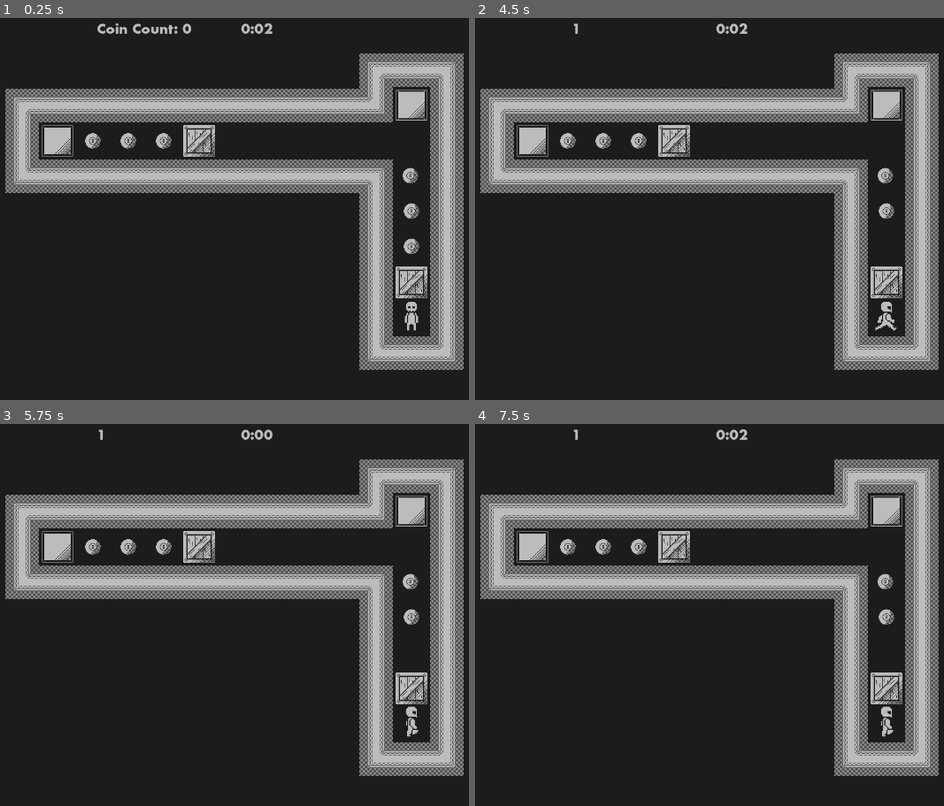
Above: before the commit, frames 1-4 (two rows, left to right).
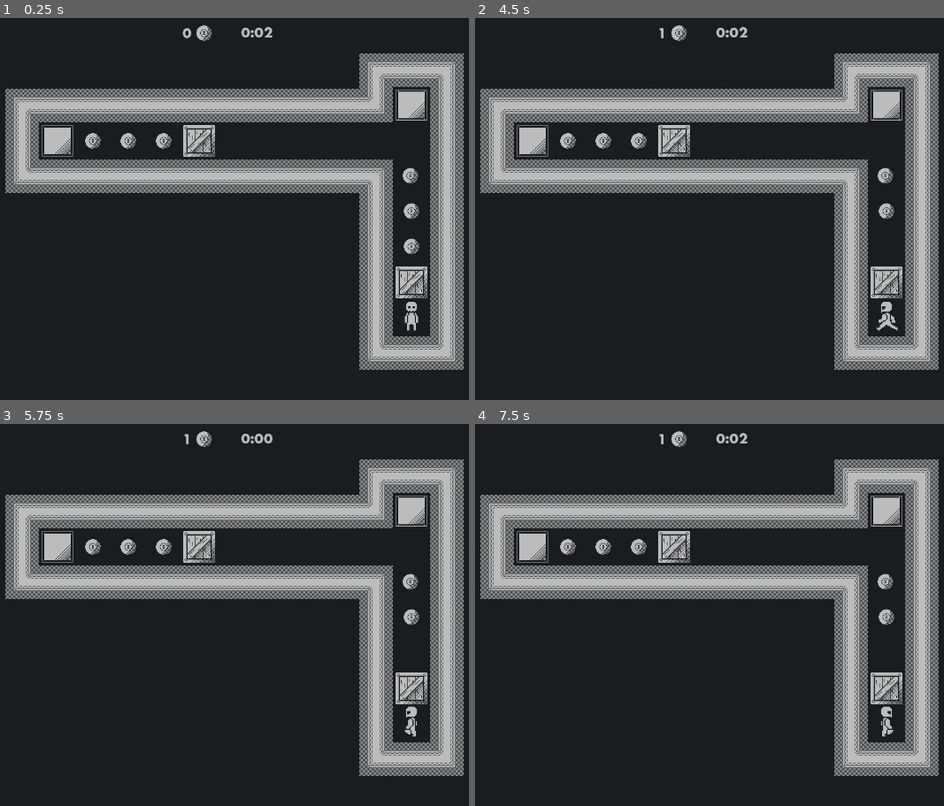
Above: after the commit, the same moments.

Repository: ParryTotato/1BitJam2025
Game: Godot game, scene res://Scenes/Main/main.tscn
The game is run twice, just before and just after one commit, with the same random seed, the same clock (stepped at 60 frames per second) and the same inputs.
Inputs (mouse positions are in pixels of both pictures, inside the frame that each line leads up to):
- Up to frame 1 (0.25 s): no input
- Up to frame 2 (4.5 s): tap Enter (ui_accept) at 0.5, 0.77, 1.52, 3.02, 4.25 s; hold Right (ui_right) 0.53-1.28 s; tap T (translocate) at 0.6, 1.35, 2.1, 2.85, 4.35 s; hold Down (ui_down) 1.28-2.03 s; hold Right (ui_right) 2.03-2.78 s; hold Up (ui_up) 2.78-3.5 s; click (803, 377) at 3.5 s; hold Left (ui_left) from 4.28 s (still down)
- Up to frame 3 (5.75 s): keep holding Left (ui_left); tap Enter (ui_accept) at 4.52, 5.27 s; tap T (translocate) at 5.1 s
- Up to frame 4 (7.5 s): release Left (ui_left) at 5.78 s; hold Down (ui_down) 5.78-6.53 s; tap T (translocate) at 5.85, 6.6 s; hold Right (ui_right) 6.53-7.25 s; tap Enter (ui_accept) at 6.77 s; click (803, 783) at 7.25 s

The runs differ from the first frame. In frame 1, 0.6% of the frame differs, in the area x 20-59%, y 1-7%; in frame 2, 0.4%; in frame 3, 0.4%; in frame 4, 0.3%.

Commit message:
fixed coin display and added coin sound

Diff:
--- a/Scenes/Coin/Scripts/coin.gd
+++ b/Scenes/Coin/Scripts/coin.gd
@@ -22,7 +22,6 @@
 
 	#$Sprite.visible = false
 	#$Collision.set_deferred("disabled", true)
-
 	Messenger.coin_collected.emit()
 	$Sprite.visible = false
 	$Collision.set_deferred("disabled", true)
--- a/Scenes/Main/Scripts/main.gd
+++ b/Scenes/Main/Scripts/main.gd
@@ -14,6 +14,7 @@
 
 	Messenger.game_continued.connect(_on_game_continued)
 	Messenger.level_completed.connect(_on_level_completed)
+	Messenger.coin_collected.connect(_on_coin_collected)
 	timer.start()
 
 
@@ -64,3 +65,6 @@
 
 	game.add_child(new_level_instance)
 	Messenger.level_loaded.emit()
+
+func _on_coin_collected():
+	$AudioStreamPlayer.play()
--- a/Scenes/Main/main.tscn
+++ b/Scenes/Main/main.tscn
@@ -1,6 +1,8 @@
-[gd_scene load_steps=8 format=3 uid="uid://bh8cpqp8e8p50"]
+[gd_scene load_steps=10 format=3 uid="uid://bh8cpqp8e8p50"]
 
 [ext_resource type="Script" uid="uid://dikh1o0j2gd5r" path="res://Scenes/Main/Scripts/main.gd" id="1_xlvfx"]
+[ext_resource type="AudioStream" uid="uid://d8ulkngn57g" path="res://Scenes/Coin/Assets/Audio/pickupCoin.wav" id="5_xlvfx"]
+[ext_resource type="Texture2D" uid="uid://dx446357oelng" path="res://Scenes/Coin/Assets/Art/spr_coin.png" id="6_2a143"]
 [ext_resource type="PackedScene" uid="uid://ckphg4em2upsh" path="res://Scenes/UpgradeShop/upgrade_shop.tscn" id="7_6t3k2"]
 [ext_resource type="Script" uid="uid://d24ipw3jvtda6" path="res://Scenes/Main/Scripts/coin_count.gd" id="7_imbg2"]
 [ext_resource type="Script" uid="uid://otgwvdi4bwxd" path="res://Scenes/Main/Scripts/timer_duration.gd" id="7_xlvfx"]
@@ -23,15 +25,24 @@
 [node name="Main" type="Node2D"]
 script = ExtResource("1_xlvfx")
 
+[node name="AudioStreamPlayer" type="AudioStreamPlayer" parent="."]
+stream = ExtResource("5_xlvfx")
+volume_db = -10.0
+
 [node name="Game" type="Node2D" parent="."]
+
+[node name="Coin" type="Sprite2D" parent="."]
+position = Vector2(553, 29)
+texture = ExtResource("6_2a143")
 
 [node name="CoinCountLabel" type="Label" parent="."]
 offset_left = 359.0
-offset_top = 10.0
+offset_top = 18.0
 offset_right = 530.0
-offset_bottom = 37.0
-text = "Coin Count: 0"
+offset_bottom = 45.0
+text = "0"
 label_settings = SubResource("LabelSettings_imbg2")
+horizontal_alignment = 2
 script = ExtResource("7_imbg2")
 
 [node name="TimerDuration" type="Timer" parent="."]
@@ -43,9 +54,9 @@
 anchor_left = 0.5
 anchor_right = 0.5
 offset_left = -20.0
-offset_top = 10.0
+offset_top = 17.0
 offset_right = 37.0
-offset_bottom = 37.0
+offset_bottom = 44.0
 grow_horizontal = 2
 text = "0:0"
 label_settings = SubResource("LabelSettings_xlvfx")
--- a/Scenes/Player/player.tscn
+++ b/Scenes/Player/player.tscn
@@ -3,101 +3,101 @@
 [ext_resource type="Script" uid="uid://dnwmx7teo0u2t" path="res://Scenes/Player/Scripts/player.gd" id="1_06tpx"]
 [ext_resource type="Texture2D" uid="uid://dyyc2dfakhggy" path="res://Scenes/Player/Assets/Art/spr_character.png" id="2_htcer"]
 
+[sub_resource type="AtlasTexture" id="AtlasTexture_a3d8c"]
+atlas = ExtResource("2_htcer")
+region = Rect2(0, 96, 32, 32)
+
+[sub_resource type="AtlasTexture" id="AtlasTexture_xpcdj"]
+atlas = ExtResource("2_htcer")
+region = Rect2(32, 96, 32, 32)
+
+[sub_resource type="AtlasTexture" id="AtlasTexture_mtuoh"]
+atlas = ExtResource("2_htcer")
+region = Rect2(64, 96, 32, 32)
+
+[sub_resource type="AtlasTexture" id="AtlasTexture_htcer"]
+atlas = ExtResource("2_htcer")
+region = Rect2(96, 96, 32, 32)
+
 [sub_resource type="AtlasTexture" id="AtlasTexture_dd0ac"]
 atlas = ExtResource("2_htcer")
+region = Rect2(128, 96, 32, 32)
+
+[sub_resource type="AtlasTexture" id="AtlasTexture_0u5uq"]
+atlas = ExtResource("2_htcer")
+region = Rect2(160, 96, 32, 32)
+
+[sub_resource type="AtlasTexture" id="AtlasTexture_jlvik"]
+atlas = ExtResource("2_htcer")
+region = Rect2(192, 96, 32, 32)
+
+[sub_resource type="AtlasTexture" id="AtlasTexture_gk6dx"]
+atlas = ExtResource("2_htcer")
+region = Rect2(224, 96, 32, 32)
+
+[sub_resource type="AtlasTexture" id="AtlasTexture_jhyir"]
+atlas = ExtResource("2_htcer")
+region = Rect2(0, 128, 32, 32)
+
+[sub_resource type="AtlasTexture" id="AtlasTexture_74mp2"]
+atlas = ExtResource("2_htcer")
+region = Rect2(32, 128, 32, 32)
+
+[sub_resource type="AtlasTexture" id="AtlasTexture_oikmp"]
+atlas = ExtResource("2_htcer")
+region = Rect2(64, 128, 32, 32)
+
+[sub_resource type="AtlasTexture" id="AtlasTexture_06tpx"]
+atlas = ExtResource("2_htcer")
+region = Rect2(96, 128, 32, 32)
+
+[sub_resource type="AtlasTexture" id="AtlasTexture_rukb4"]
+atlas = ExtResource("2_htcer")
+region = Rect2(128, 128, 32, 32)
+
+[sub_resource type="AtlasTexture" id="AtlasTexture_4no11"]
+atlas = ExtResource("2_htcer")
+region = Rect2(160, 128, 32, 32)
+
+[sub_resource type="AtlasTexture" id="AtlasTexture_fcwna"]
+atlas = ExtResource("2_htcer")
+region = Rect2(192, 128, 32, 32)
+
+[sub_resource type="AtlasTexture" id="AtlasTexture_1agin"]
+atlas = ExtResource("2_htcer")
+region = Rect2(224, 128, 32, 32)
+
+[sub_resource type="AtlasTexture" id="AtlasTexture_2jnj1"]
+atlas = ExtResource("2_htcer")
 region = Rect2(0, 64, 32, 32)
 
-[sub_resource type="AtlasTexture" id="AtlasTexture_0u5uq"]
+[sub_resource type="AtlasTexture" id="AtlasTexture_enij7"]
 atlas = ExtResource("2_htcer")
 region = Rect2(32, 64, 32, 32)
 
-[sub_resource type="AtlasTexture" id="AtlasTexture_jlvik"]
+[sub_resource type="AtlasTexture" id="AtlasTexture_mwii3"]
 atlas = ExtResource("2_htcer")
 region = Rect2(64, 64, 32, 32)
 
-[sub_resource type="AtlasTexture" id="AtlasTexture_gk6dx"]
+[sub_resource type="AtlasTexture" id="AtlasTexture_2aanf"]
 atlas = ExtResource("2_htcer")
 region = Rect2(96, 64, 32, 32)
 
-[sub_resource type="AtlasTexture" id="AtlasTexture_jhyir"]
+[sub_resource type="AtlasTexture" id="AtlasTexture_m6ahd"]
 atlas = ExtResource("2_htcer")
 region = Rect2(128, 64, 32, 32)
 
-[sub_resource type="AtlasTexture" id="AtlasTexture_74mp2"]
+[sub_resource type="AtlasTexture" id="AtlasTexture_ogmfp"]
 atlas = ExtResource("2_htcer")
 region = Rect2(160, 64, 32, 32)
 
-[sub_resource type="AtlasTexture" id="AtlasTexture_oikmp"]
+[sub_resource type="AtlasTexture" id="AtlasTexture_ixrbb"]
 atlas = ExtResource("2_htcer")
 region = Rect2(192, 64, 32, 32)
 
-[sub_resource type="AtlasTexture" id="AtlasTexture_06tpx"]
+[sub_resource type="AtlasTexture" id="AtlasTexture_ei2r2"]
 atlas = ExtResource("2_htcer")
 region = Rect2(224, 64, 32, 32)
-
-[sub_resource type="AtlasTexture" id="AtlasTexture_a3d8c"]
-atlas = ExtResource("2_htcer")
-region = Rect2(0, 96, 32, 32)
-
-[sub_resource type="AtlasTexture" id="AtlasTexture_xpcdj"]
-atlas = ExtResource("2_htcer")
-region = Rect2(32, 96, 32, 32)
-
-[sub_resource type="AtlasTexture" id="AtlasTexture_mtuoh"]
-atlas = ExtResource("2_htcer")
-region = Rect2(64, 96, 32, 32)
-
-[sub_resource type="AtlasTexture" id="AtlasTexture_htcer"]
-atlas = ExtResource("2_htcer")
-region = Rect2(96, 96, 32, 32)
-
-[sub_resource type="AtlasTexture" id="AtlasTexture_rukb4"]
-atlas = ExtResource("2_htcer")
-region = Rect2(128, 96, 32, 32)
-
-[sub_resource type="AtlasTexture" id="AtlasTexture_4no11"]
-atlas = ExtResource("2_htcer")
-region = Rect2(160, 96, 32, 32)
-
-[sub_resource type="AtlasTexture" id="AtlasTexture_fcwna"]
-atlas = ExtResource("2_htcer")
-region = Rect2(192, 96, 32, 32)
-
-[sub_resource type="AtlasTexture" id="AtlasTexture_1agin"]
-atlas = ExtResource("2_htcer")
-region = Rect2(224, 96, 32, 32)
-
-[sub_resource type="AtlasTexture" id="AtlasTexture_2jnj1"]
-atlas = ExtResource("2_htcer")
-region = Rect2(0, 32, 32, 32)
-
-[sub_resource type="AtlasTexture" id="AtlasTexture_enij7"]
-atlas = ExtResource("2_htcer")
-region = Rect2(32, 32, 32, 32)
-
-[sub_resource type="AtlasTexture" id="AtlasTexture_mwii3"]
-atlas = ExtResource("2_htcer")
-region = Rect2(64, 32, 32, 32)
-
-[sub_resource type="AtlasTexture" id="AtlasTexture_2aanf"]
-atlas = ExtResource("2_htcer")
-region = Rect2(96, 32, 32, 32)
-
-[sub_resource type="AtlasTexture" id="AtlasTexture_m6ahd"]
-atlas = ExtResource("2_htcer")
-region = Rect2(128, 32, 32, 32)
-
-[sub_resource type="AtlasTexture" id="AtlasTexture_ogmfp"]
-atlas = ExtResource("2_htcer")
-region = Rect2(160, 32, 32, 32)
-
-[sub_resource type="AtlasTexture" id="AtlasTexture_ixrbb"]
-atlas = ExtResource("2_htcer")
-region = Rect2(192, 32, 32, 32)
-
-[sub_resource type="AtlasTexture" id="AtlasTexture_ei2r2"]
-atlas = ExtResource("2_htcer")
-region = Rect2(224, 32, 32, 32)
 
 [sub_resource type="AtlasTexture" id="AtlasTexture_7g0yx"]
 atlas = ExtResource("2_htcer")
@@ -167,6 +167,18 @@
 animations = [{
 "frames": [{
 "duration": 1.0,
+"texture": SubResource("AtlasTexture_a3d8c")
+}, {
+"duration": 1.0,
+"texture": SubResource("AtlasTexture_xpcdj")
+}, {
+"duration": 1.0,
+"texture": SubResource("AtlasTexture_mtuoh")
+}, {
+"duration": 1.0,
+"texture": SubResource("AtlasTexture_htcer")
+}, {
+"duration": 1.0,
 "texture": SubResource("AtlasTexture_dd0ac")
 }, {
 "duration": 1.0,
@@ -177,18 +189,6 @@
 }, {
 "duration": 1.0,
 "texture": SubResource("AtlasTexture_gk6dx")
-}, {
-"duration": 1.0,
-"texture": SubResource("AtlasTexture_jhyir")
-}, {
-"duration": 1.0,
-"texture": SubResource("AtlasTexture_74mp2")
-}, {
-"duration": 1.0,
-"texture": SubResource("AtlasTexture_oikmp")
-}, {
-"duration": 1.0,
-"texture": SubResource("AtlasTexture_06tpx")
 }],
 "loop": true,
 "name": &"down",
@@ -196,16 +196,16 @@
 }, {
 "frames": [{
 "duration": 1.0,
-"texture": SubResource("AtlasTexture_a3d8c")
-}, {
-"duration": 1.0,
-"texture": SubResource("AtlasTexture_xpcdj")
-}, {
-"duration": 1.0,
-"texture": SubResource("AtlasTexture_mtuoh")
-}, {
-"duration": 1.0,
-"texture": SubResource("AtlasTexture_htcer")
+"texture": SubResource("AtlasTexture_jhyir")
+}, {
+"duration": 1.0,
+"texture": SubResource("AtlasTexture_74mp2")
+}, {
+"duration": 1.0,
+"texture": SubResource("AtlasTexture_oikmp")
+}, {
+"duration": 1.0,
+"texture": SubResource("AtlasTexture_06tpx")
 }, {
 "duration": 1.0,
 "texture": SubResource("AtlasTexture_rukb4")
Binary file changed: Scenes/Player/Assets/Art/spr_character.png
